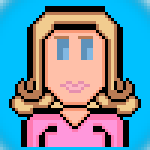
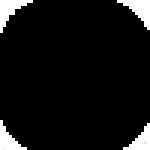
Layers edited between the first and the second 150 x 150 image:
hid "sandyxcf.png" over [9, 6, 141, 147]
hid "Layer #1" over [0, 0, 150, 150]
added layer "Layer #13" above "Background" over [0, 0, 150, 150]
